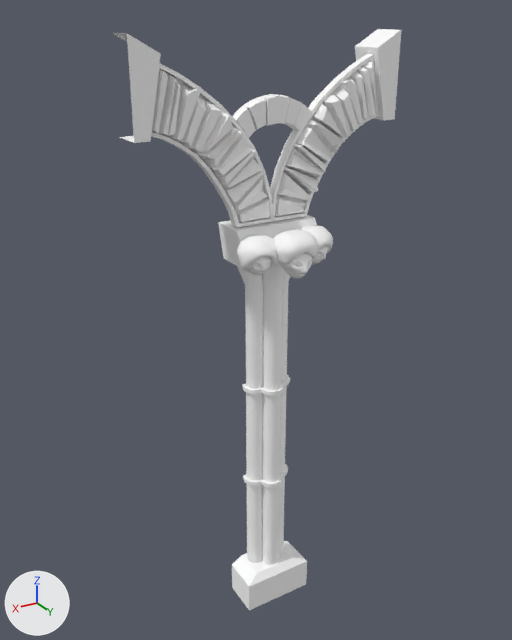
An edit to the FBX model Assets/3D Assets/Models/column.fbx, drawn before and after from the same camera.
Rendered twice from a camera (50 mm lens) standing at (3.59, 9.16, 0.21) and looking at (-2.09, -0.3, -4.52). The axes (+X, +Y, +Z) are drawn at lower left. The lights are the same throughout. Where no turn or scale is listed for an object, it has been applied to the vertices. Vertices at the same position are counted once.

Objects in the first picture: 'column'.
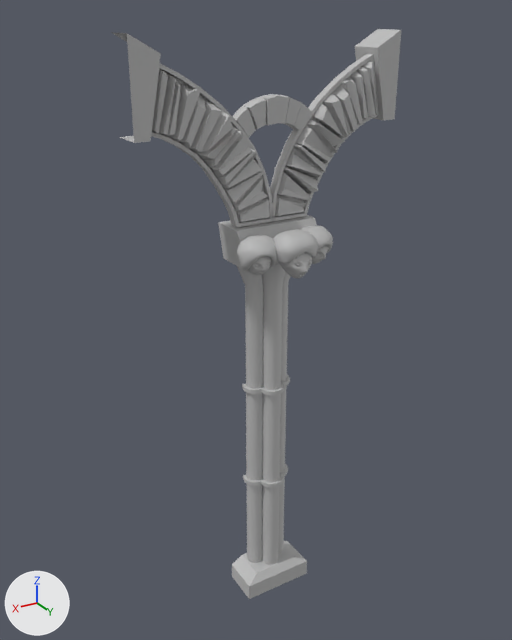
The change, as a diff of the scene's bpy script:
```diff
--- a/Assets/3D Assets/Models/column.fbx.py
+++ b/Assets/3D Assets/Models/column.fbx.py
@@ mat_columnmat @@
+mat_columnmat = principled_material('columnMat')
+mat_columnmat.base_color = (0.5, 0.5, 0.5)  # grey #bcbcbc
+mat_columnmat.roughness = 0.553
@@ me_mesh_011 @@
 # used by ob_column; location = (0.0, 0.0, 0.0)
 # verts and faces of me_mesh_011; kept vertices keep their numbers, new ones are numbered from 2640
 # before: 212 (-1.63, 0.21, -10.3) at pixel (249, 610), 213 (-2.96, 0.21, -10.3) at pixel (306, 584), 218 (-1.64, -0.48, -10.3) at pixel (232, 587), 219 (-2.95, -0.48, -10.3)
-me_mesh_011.from_pydata(...)  # 2640 vertices, 4730 faces; spans x -4.57..0.0, y -0.58..0.84, z -10.3..0.0
+me_mesh_011.from_pydata(...)  # 2640 vertices, 4730 faces; spans x -4.57..0.0, y -0.58..0.84, z -10.02..0.0
+# me_mesh_011 part 1
+for i in [212, 213, 218, 219]: verts[i] += (0.0, 0.0, 0.28)
+# me_mesh_011 part 2: 4664 faces spanning x -4.57..0.0, y -0.58..0.84, z -10.02..0.0 switch from mat_assets01mat_007 (white #ffffff) to mat_columnmat (grey #bcbcbc)
```

Location of each change, (x1, y1, x2, y2) in pixels of the pictures (512 x 640 px; the box of a moved part takes in the faces that stretch with it):
'column', reshaped: before (111, 29, 401, 610); after (111, 29, 401, 599)
part 1 of me_mesh_011, moved or reshaped: before (232, 561, 307, 610); after (232, 561, 307, 599)
part 2 of me_mesh_011, recoloured: (112, 29, 401, 586) in both
